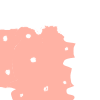
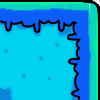
Layered file, before and after one edit (100x100). Changes by layer:
showed "TopOutline #1", painted on it over [0, 0, 100, 100]
showed "TopHighlight", painted on it over [0, 0, 100, 100]
showed "TopBaseLightShade", painted on it over [0, 0, 100, 100]
showed "TopBase #1", painted on it over [0, 8, 92, 100]
showed "TopOutline", painted on it over [0, 0, 100, 100]
showed "TopHalfHighlight", painted on it over [0, 0, 100, 100]
showed "TopBottomHalfBase", painted on it over [0, 0, 100, 100]
showed "Top", painted on it over [0, 1, 99, 100]
painted on "BottomHalfLightShade" over [0, 22, 79, 100]
showed "BottomHalfBase", painted on it over [0, 0, 100, 100]
